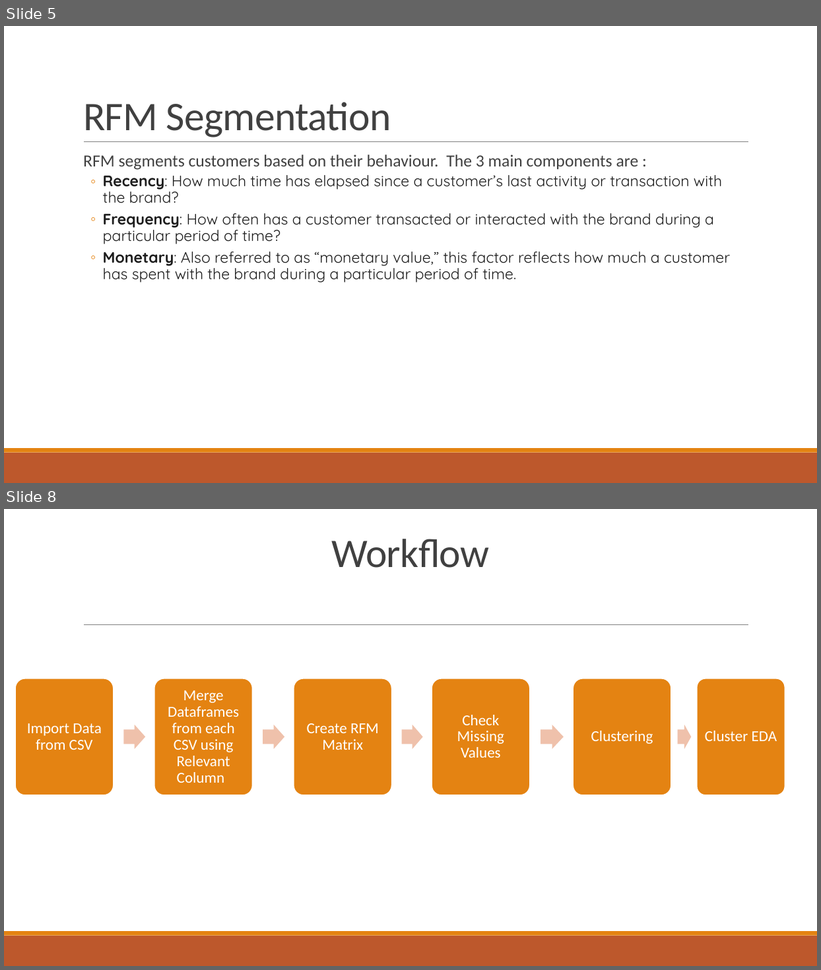
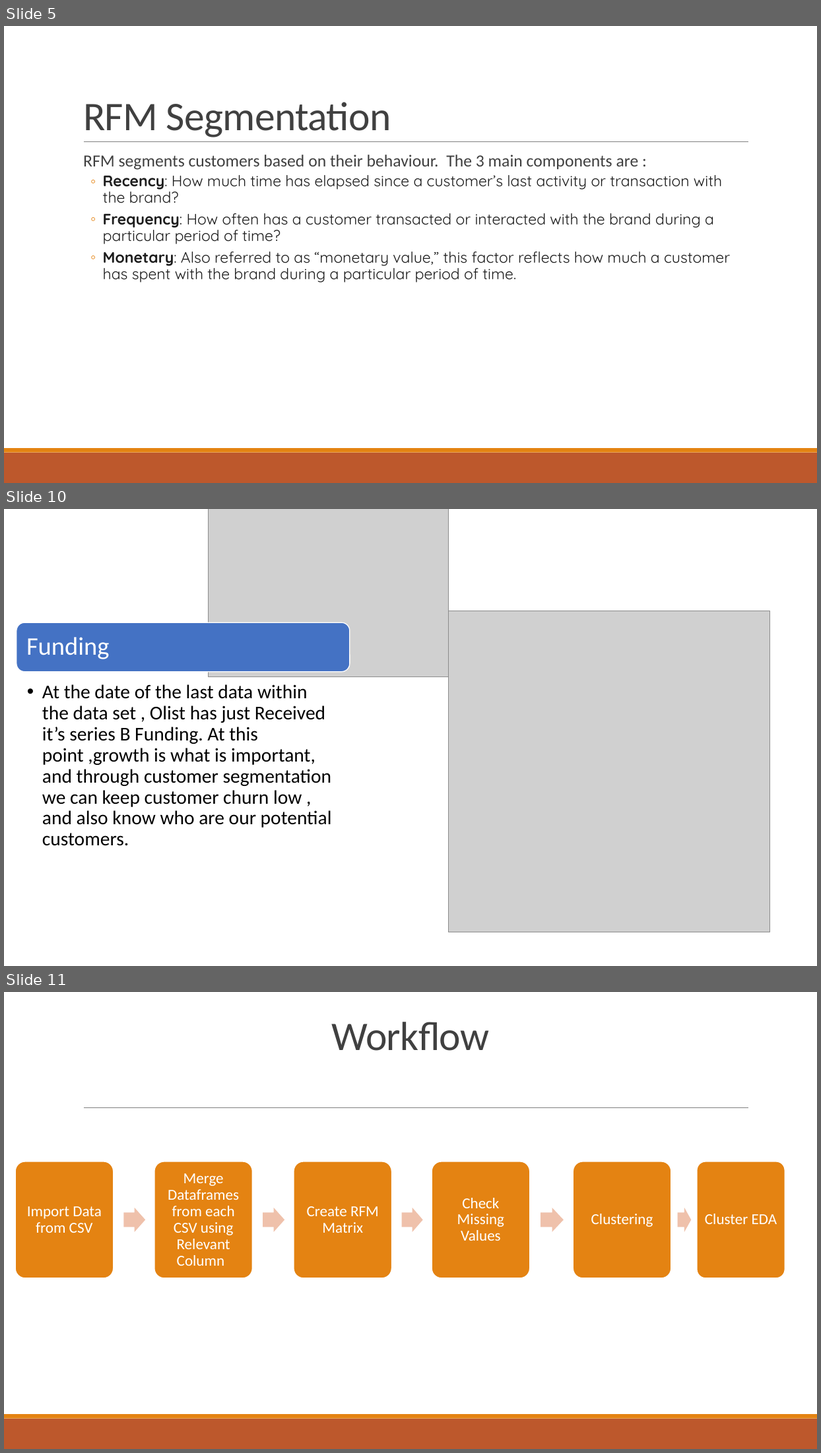
Before and after one commit to nicholasnehemia95/Olist-Ecommerce-Customer-Segmentation, a slide deck: Customer Segmentation of Olist Ecommerce Customers in Sao.pptx. Shown one above the other, each under a label of ours: slides 5 and 8 before the commit, slides 5, 10 and 11 after it; the slides between them are not shown. The pictures are 821x970 and 821x1453 pixels, drawn with LibreOffice and Linux fonts; fonts in the diff are those of the drawing; grey boxes stand for pictures. Boxes give left, top, right and bottom in pixels: in the first picture for what was removed or moved away, otherwise in the second. Text is boxed around its words. In the diff, an @@ line names an element or a change of style, - is before the commit and + after.

```diff
--- a/Customer Segmentation of Olist Ecommerce Customers in Sao.pptx
+++ b/Customer Segmentation of Olist Ecommerce Customers in Sao.pptx
@@ slide 10 added at (x1=4, y1=509, x2=817, y2=966), background #FFFFFF @@
@@ picture added at (x1=209, y1=509, x2=449, y2=677) @@
@@ rounded rectangle added at (x1=16, y1=623, x2=350, y2=672), fill #4472C4, outline #FFFFFF 1 pt @@
@@ picture added at (x1=449, y1=611, x2=770, y2=933) @@
@@ text added at (x1=26, y1=637, x2=109, y2=659), 30 pt, text #FFFFFF @@
+Funding
@@ text added at (x1=42, y1=685, x2=332, y2=846), 23 pt, text #000000 @@
+  • At the date of the last data within the data set , Olist has just Received it’s series B Funding. At this point ,growth is what is important, and through customer segmentation we can keep customer churn low , and also know who are our potential customers.
@@ what was slide 8 is now slide 11 @@
```
Also in this commit, not shown: 7 slides changed, 4 other slides added, 3 other files.
